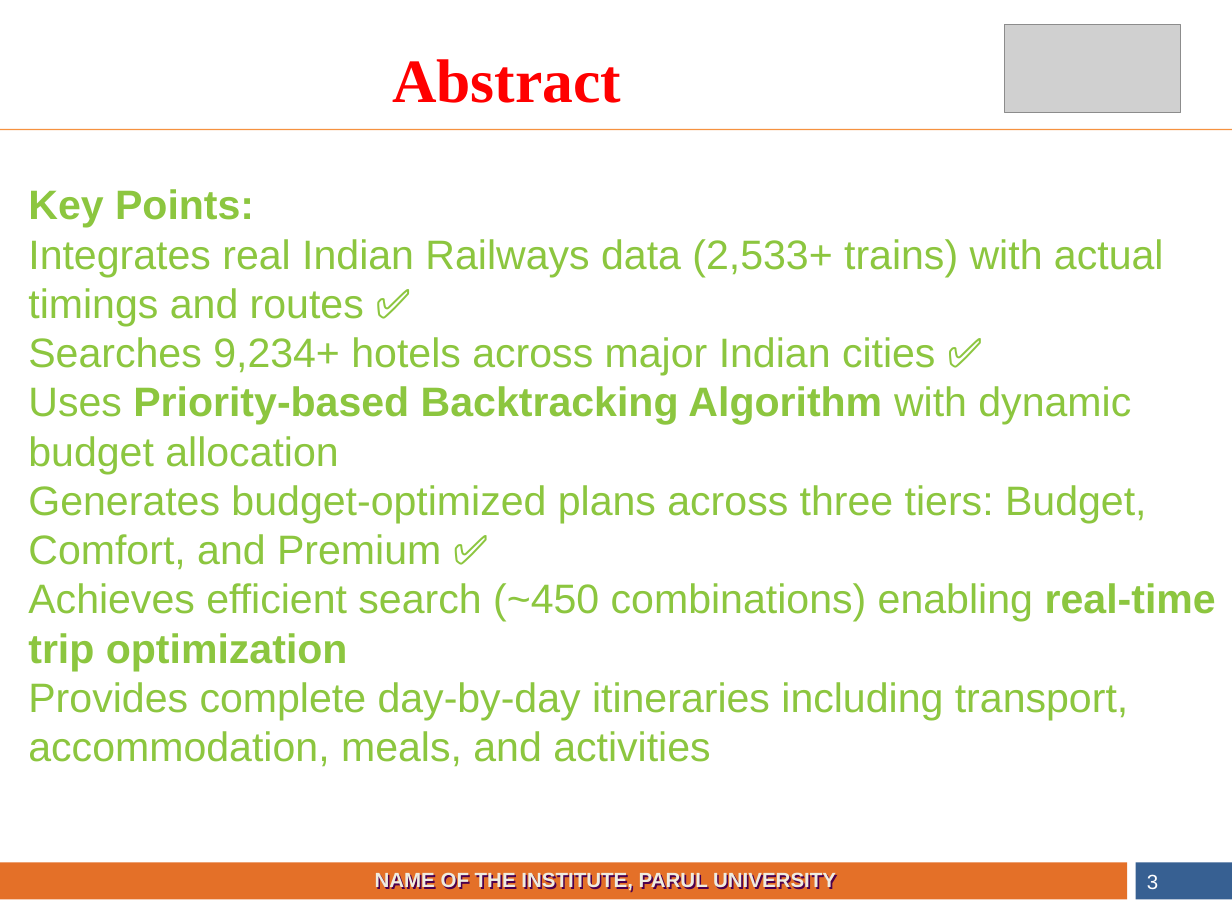
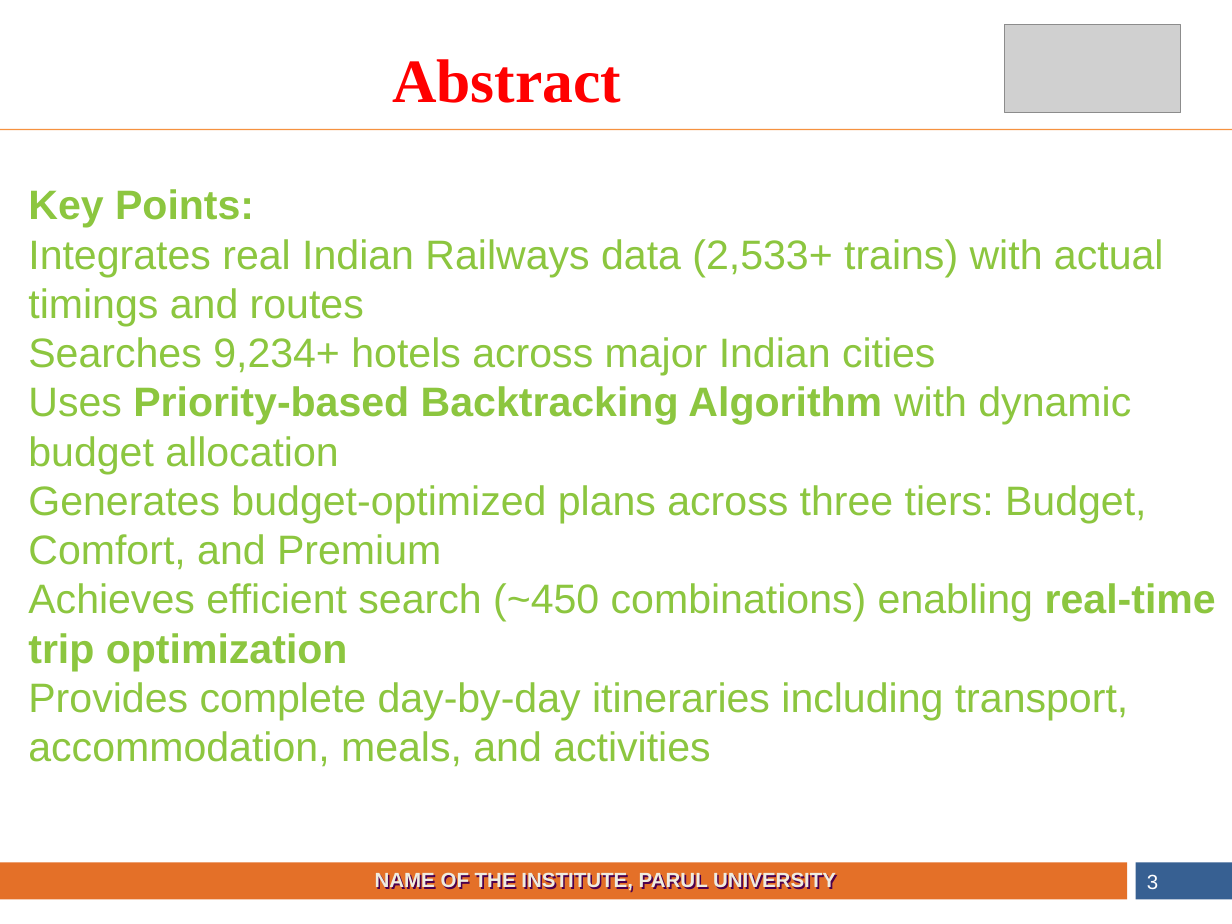
Before and after one commit to Sathvik5647/TripSmart, a slide deck: slide 3 of Budget_Backbacker_Network.ppt. Drawn at 1232x924 pixels with LibreOffice and Linux fonts; fonts in the diff are those of the drawing; grey boxes stand for pictures. Boxes give left, top, right and bottom in pixels: in the first picture for what was removed or moved away, otherwise in the second. Text is boxed around its words. In the diff, an @@ line names an element or a change of style, - is before the commit and + after.

```diff
--- a/Budget_Backbacker_Network.ppt
+++ b/Budget_Backbacker_Network.ppt
@@ text at box(28, 239, 1164, 375): text changed @@
-Integrates real Indian Railways data (2,533+ trains) with actual timings and routes ✅
-Searches 9,234+ hotels across major Indian cities ✅
+Integrates real Indian Railways data (2,533+ trains) with actual timings and routes
+Searches 9,234+ hotels across major Indian cities
@@ text at box(28, 485, 1146, 570): text changed @@
-Generates budget-optimized plans across three tiers: Budget, Comfort, and Premium ✅
+Generates budget-optimized plans across three tiers: Budget, Comfort, and Premium
```
Also in this commit, not shown: 10 other slides changed, 1 slide added, 6 other files.
